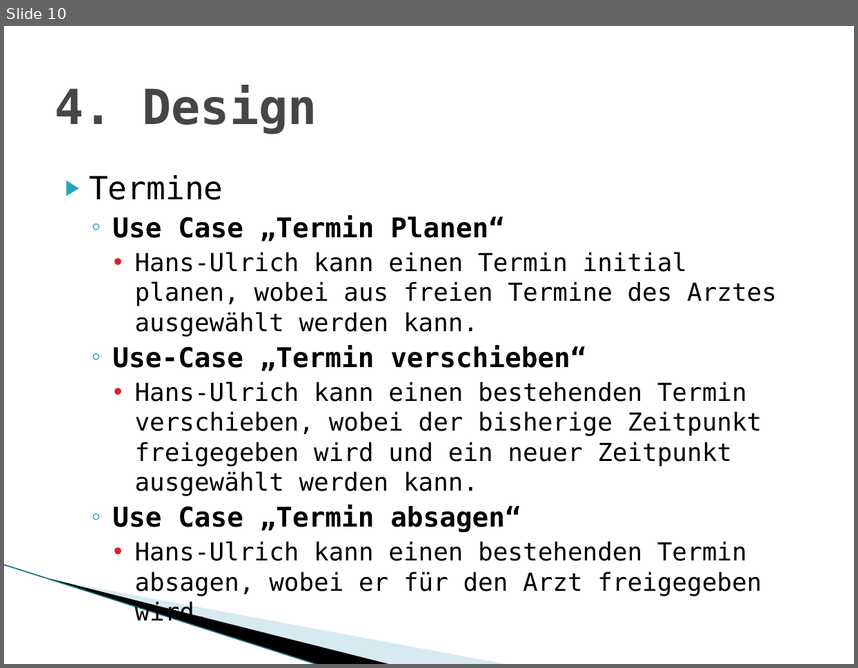
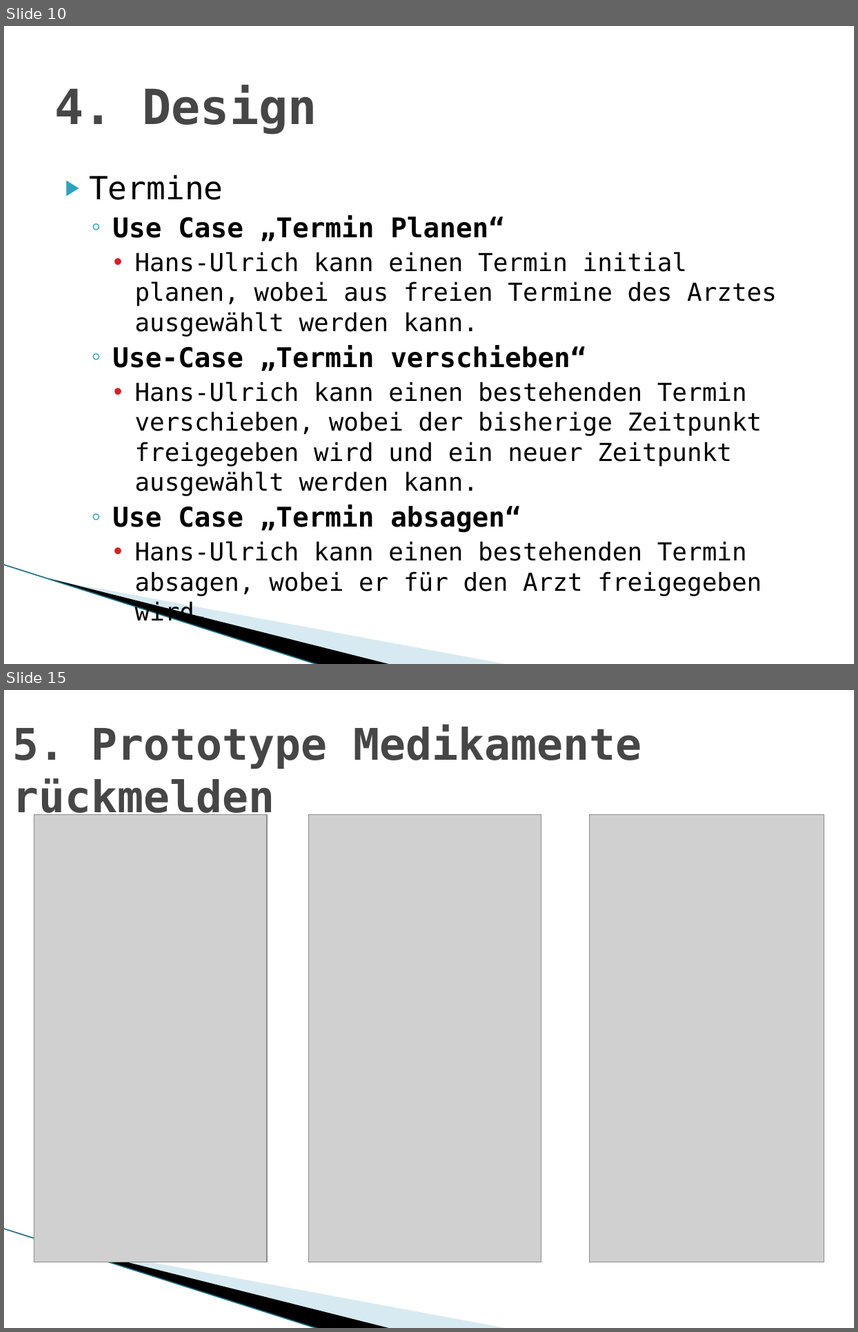
Before and after one commit to MarwinPhilips/ch.bfh.btx8081.w2015.schwarz, a slide deck: Documents/Task 3/Task 03 Design Thinking.pptx. Shown one above the other, each under a label of ours: slide 10 before the commit, slides 10 and 15 after it; the slides between them are not shown. The pictures are 858x668 and 858x1332 pixels, drawn with LibreOffice and Linux fonts; fonts in the diff are those of the drawing; grey boxes stand for pictures; background and template pictures are left out. Boxes give left, top, right and bottom in pixels: in the first picture for what was removed or moved away, otherwise in the second. Text is boxed around its words. In the diff, an @@ line names an element or a change of style, - is before the commit and + after.

```diff
--- a/Documents/Task 3/Task 03 Design Thinking.pptx
+++ b/Documents/Task 3/Task 03 Design Thinking.pptx
@@ slide 15 added at (4,690,854,1328), background #FFFFFF; not listed: 3 template elements that a slide beside it also shows @@
@@ title added at (12,724,642,821), 36.9 pt, text #464646, bold @@
+5. Prototype Medikamente rückmelden
@@ picture added at (34,815,267,1262) @@
@@ picture added at (308,815,542,1262) @@
@@ picture added at (590,815,824,1262) @@
```
Also in this commit, not shown: 10 slides changed, 5 other slides added, 1 slide removed, 16 other files.
